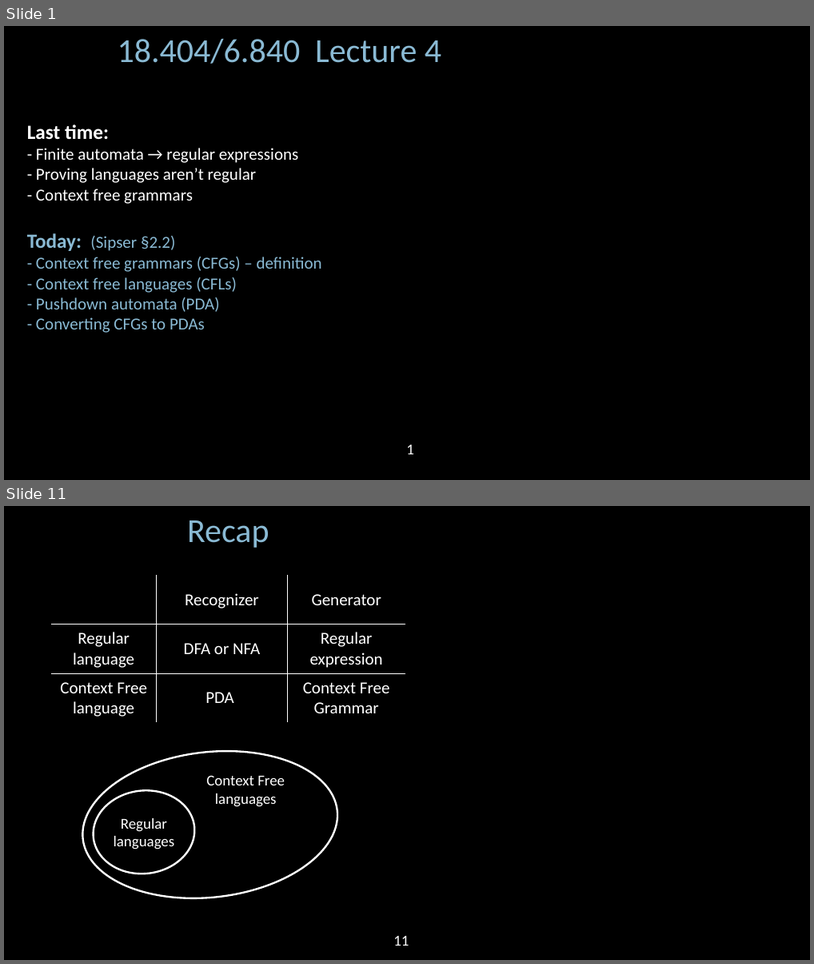
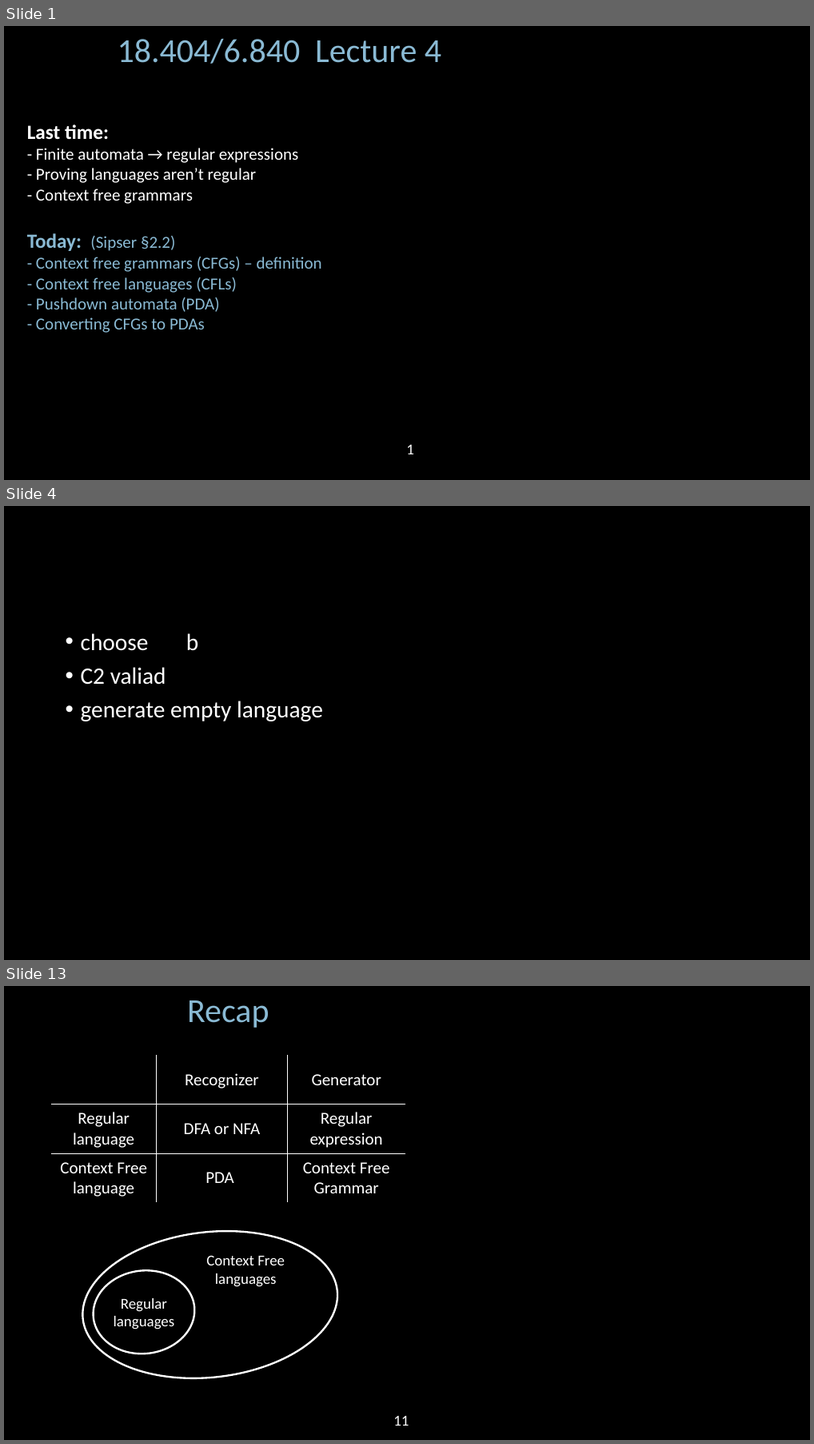
Before and after one commit to faede/Daily, a slide deck: mit18.404/MIT18_404f20_lec4.pptx. Shown one above the other, each under a label of ours: slides 1 and 11 before the commit, slides 1, 4 and 13 after it; the slides between them are not shown. The pictures are 814x964 and 814x1444 pixels, drawn with LibreOffice and Linux fonts; fonts in the diff are those of the drawing. Boxes give left, top, right and bottom in pixels: in the first picture for what was removed or moved away, otherwise in the second. Text is boxed around its words. In the diff, an @@ line names an element or a change of style, - is before the commit and + after.

```diff
--- a/mit18.404/MIT18_404f20_lec4.pptx
+++ b/mit18.404/MIT18_404f20_lec4.pptx
@@ slide 4 added at (x1=4, y1=506, x2=810, y2=960), background #000000 @@
@@ text added at (x1=81, y1=633, x2=323, y2=721), 28 pt, text #FFFFFF @@
+• choose b
+• C2 valiad
+• generate empty language
@@ what was slide 11 is now slide 13 @@
```
Also in this commit, not shown: 1 slide changed, 2 other slides added, 1 other file.
